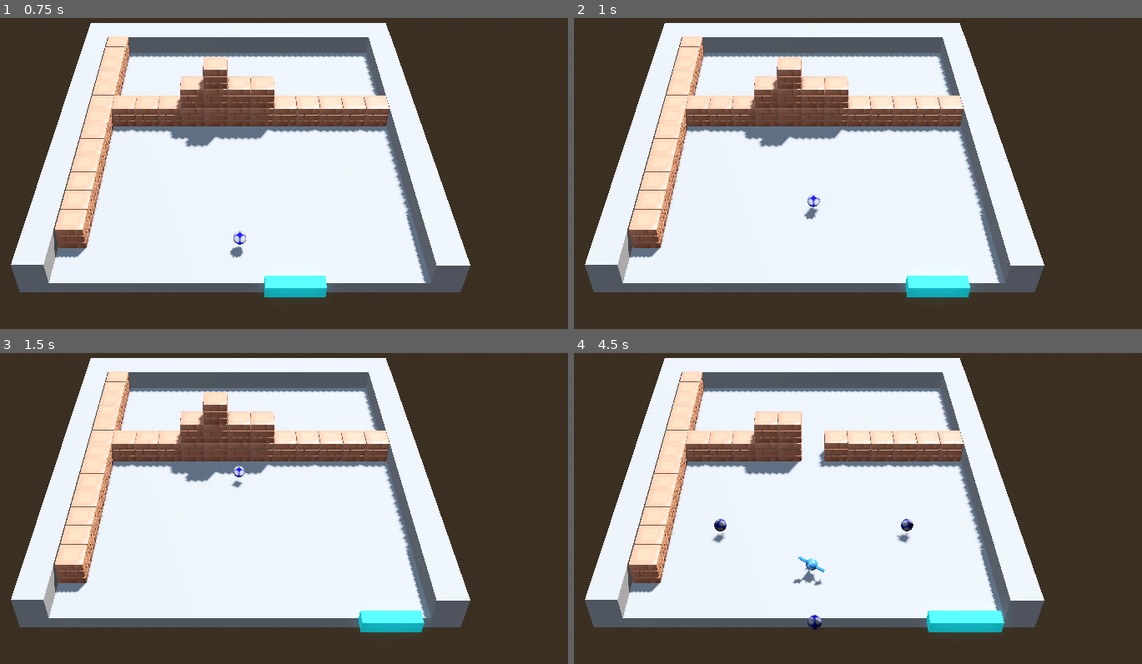
Above: before the commit, frames 1-4 (two rows, left to right).
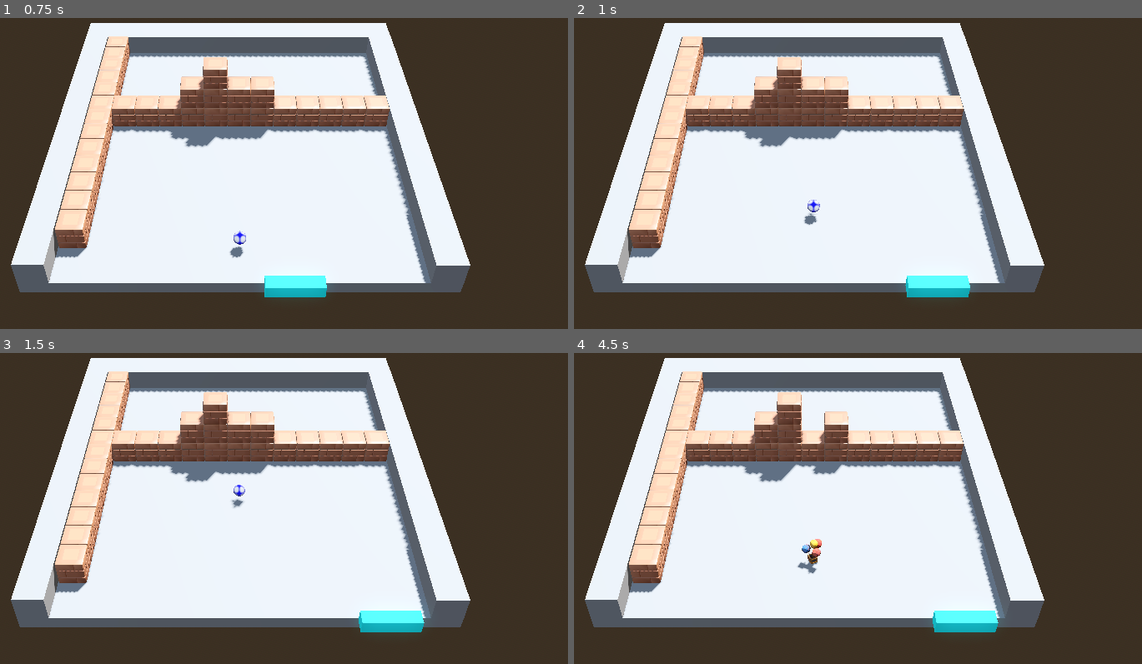
Above: after the commit, the same moments.

Repository: marrqqss/VJ-3D-Game
Game: Godot game, scene res://scenes/test_map.tscn
The game is run twice, just before and just after one commit, with the same random seed, the same clock (stepped at 60 frames per second) and the same inputs.
Inputs:
- Up to frame 1 (0.75 s): tap Enter (ui_accept) at 0.5 s; hold Right (ui_right) from 0.53 s (still down); hold P (test_power_ball, bound only before the commit) from 0.53 s (still down)
- Up to frame 2 (1 s): keep holding Right (ui_right); keep holding P (test_power_ball, bound only before the commit); tap Enter (ui_accept) at 0.77 s; tap F7 (test_slow_ball, bound only after the commit) at 0.8 s
- Up to frame 3 (1.5 s): release Right (ui_right) at 1.28 s; release P (test_power_ball, bound only before the commit) at 1.28 s; hold Left (ui_left) from 1.28 s (still down); tap F7 (test_slow_ball, bound only after the commit) at 1.35 s
- Up to frame 4 (4.5 s): tap Enter (ui_accept) at 1.52, 3.02, 3.77 s; tap F6 (test_speed_ball, bound only after the commit) at 1.55, 3.8 s; release Left (ui_left) at 2.03 s; hold F6 (test_speed_ball, bound only after the commit) 2.03-2.78 s; hold Right (ui_right) 2.03-3.53 s; tap P (test_power_ball, bound only before the commit) at 2.3 s; tap E (test_expand_paddle, bound only before the commit) at 2.85 s; tap F7 (test_slow_ball, bound only after the commit) at 3.05 s; hold X (test_extra_balls, bound only before the commit) 3.53-4.28 s; hold Left (ui_left) from 3.53 s (still down); tap F3 (test_power_ball, bound only after the commit) at 4.15 s; tap M (test_magnet, bound only before the commit) at 4.35 s

Frame 1 is identical in both runs. In frame 2, 0.2% of the frame differs, in the area x 40-44%, y 56-67%; in frame 3, 0.2%; in frame 4, 2.5%, in the area x 24-76%, y 12-90%.

Commit message:
added power_ups complete_level, explosive_ball, normal_ball, speed_ball, slow_ball + modify power_ball

Diff:
--- a/project.godot
+++ b/project.godot
@@ -29,27 +29,47 @@
 
 test_expand_paddle={
 "deadzone": 0.5,
-"events": [Object(InputEventKey,"resource_local_to_scene":fa …(139 unchanged characters)… d":false,"keycode":0,"physical_keycode":69,"key_label":0,"unicode":0,"location":0,"echo":false,"script":null)
+"events": [Object(InputEventKey,"resource_local_to_scene":fa …(139 unchanged characters)… d":false,"keycode":0,"physical_keycode":4194332,"key_label":0,"unicode":0,"location":0,"echo":false,"script":null)
 ]
 }
 test_power_ball={
 "deadzone": 0.5,
-"events": [Object(InputEventKey,"resource_local_to_scene":fa …(139 unchanged characters)… d":false,"keycode":0,"physical_keycode":80,"key_label":0,"unicode":0,"location":0,"echo":false,"script":null)
+"events": [Object(InputEventKey,"resource_local_to_scene":fa …(139 unchanged characters)… d":false,"keycode":0,"physical_keycode":4194334,"key_label":0,"unicode":0,"location":0,"echo":false,"script":null)
 ]
 }
 test_reduce_paddle={
 "deadzone": 0.5,
-"events": [Object(InputEventKey,"resource_local_to_scene":fa …(139 unchanged characters)… d":false,"keycode":0,"physical_keycode":82,"key_label":0,"unicode":0,"location":0,"echo":false,"script":null)
+"events": [Object(InputEventKey,"resource_local_to_scene":fa …(139 unchanged characters)… d":false,"keycode":0,"physical_keycode":4194333,"key_label":0,"unicode":0,"location":0,"echo":false,"script":null)
 ]
 }
 test_magnet={
 "deadzone": 0.5,
-"events": [Object(InputEventKey,"resource_local_to_scene":false,"resource_name":"","device":-1,"window_id":0,"alt_pressed":false,"shift_pressed":false,"ctrl_pressed":false,"meta_pressed":false,"pressed":false,"keycode":0,"physical_keycode":77,"key_label":0,"unicode":109,"location":0,"echo":false,"script":null)
+"events": [Object(InputEventKey,"resource_local_to_scene":false,"resource_name":"","device":0,"window_id":0,"alt_pressed":false,"shift_pressed":false,"ctrl_pressed":false,"meta_pressed":false,"pressed":false,"keycode":0,"physical_keycode":4194335,"key_label":0,"unicode":0,"location":0,"echo":false,"script":null)
 ]
 }
 test_extra_balls={
 "deadzone": 0.5,
-"events": [Object(InputEventKey,"resource_local_to_scene":false,"resource_name":"","device":-1,"window_id":0,"alt_pressed":false,"shift_pressed":false,"ctrl_pressed":false,"meta_pressed":false,"pressed":false,"keycode":0,"physical_keycode":88,"key_label":0,"unicode":88,"location":0,"echo":false,"script":null)
+"events": [Object(InputEventKey,"resource_local_to_scene":false,"resource_name":"","device":0,"window_id":0,"alt_pressed":false,"shift_pressed":false,"ctrl_pressed":false,"meta_pressed":false,"pressed":false,"keycode":0,"physical_keycode":4194336,"key_label":0,"unicode":0,"location":0,"echo":false,"script":null)
+]
+}
+test_speed_ball={
+"deadzone": 0.5,
+"events": [Object(InputEventKey,"resource_local_to_scene":false,"resource_name":"","device":0,"window_id":0,"alt_pressed":false,"shift_pressed":false,"ctrl_pressed":false,"meta_pressed":false,"pressed":false,"keycode":0,"physical_keycode":4194337,"key_label":0,"unicode":0,"location":0,"echo":false,"script":null)
+]
+}
+test_slow_ball={
+"deadzone": 0.5,
+"events": [Object(InputEventKey,"resource_local_to_scene":false,"resource_name":"","device":0,"window_id":0,"alt_pressed":false,"shift_pressed":false,"ctrl_pressed":false,"meta_pressed":false,"pressed":false,"keycode":0,"physical_keycode":4194338,"key_label":0,"unicode":0,"location":0,"echo":false,"script":null)
+]
+}
+test_normal_ball={
+"deadzone": 0.5,
+"events": [Object(InputEventKey,"resource_local_to_scene":false,"resource_name":"","device":0,"window_id":0,"alt_pressed":false,"shift_pressed":false,"ctrl_pressed":false,"meta_pressed":false,"pressed":false,"keycode":0,"physical_keycode":4194341,"key_label":0,"unicode":0,"location":0,"echo":false,"script":null)
+]
+}
+test_explosive_ball={
+"deadzone": 0.5,
+"events": [Object(InputEventKey,"resource_local_to_scene":false,"resource_name":"","device":0,"window_id":0,"alt_pressed":false,"shift_pressed":false,"ctrl_pressed":false,"meta_pressed":false,"pressed":false,"keycode":0,"physical_keycode":4194340,"key_label":0,"unicode":0,"location":0,"echo":false,"script":null)
 ]
 }
 
--- /dev/null
+++ b/scenes/complete_level.tscn
@@ -0,0 +1,19 @@
+[gd_scene load_steps=4 format=3 uid="uid://ce0ogf18lhg2"]
+
+[ext_resource type="Script" uid="uid://o8vgsjlgsiow" path="res://scripts/power_up.gd" id="1_qinnb"]
+[ext_resource type="PackedScene" uid="uid://dj1yl4et3ijtd" path="res://assets/powerups/complete_level.glb" id="2_qinnb"]
+
+[sub_resource type="BoxShape3D" id="BoxShape3D_uk6or"]
+size = Vector3(0.73701, 2.12484, 1.99951)
+
+[node name="powerUp" type="Area3D"]
+collision_layer = 8
+collision_mask = 22
+script = ExtResource("1_qinnb")
+powerup_type = "complete_level"
+
+[node name="complete_level" parent="." instance=ExtResource("2_qinnb")]
+
+[node name="CollisionShape3D" type="CollisionShape3D" parent="."]
+transform = Transform3D(0.0113793, 0, -0.999935, 0, 1, 0, 0.999935, 0, 0.0113793, 0.00397102, 0.00504395, 0.0259246)
+shape = SubResource("BoxShape3D_uk6or")
--- /dev/null
+++ b/scenes/explosive_ball.tscn
@@ -0,0 +1,19 @@
+[gd_scene load_steps=4 format=3 uid="uid://ca2s3l00xdl7s"]
+
+[ext_resource type="Script" uid="uid://o8vgsjlgsiow" path="res://scripts/power_up.gd" id="1_2lxnu"]
+[ext_resource type="PackedScene" uid="uid://bv452u7o1vpo3" path="res://assets/powerups/explosive_ball.glb" id="2_2lxnu"]
+
+[sub_resource type="BoxShape3D" id="BoxShape3D_uk6or"]
+size = Vector3(0.99544, 0.513045, 1.03452)
+
+[node name="powerUp" type="Area3D"]
+collision_layer = 8
+collision_mask = 22
+script = ExtResource("1_2lxnu")
+powerup_type = "explosive_ball"
+
+[node name="CollisionShape3D" type="CollisionShape3D" parent="."]
+transform = Transform3D(0.0227586, 0, -1.99987, 0, 2, 0, 1.99987, 0, 0.0227586, -0.00827246, 0.0172492, 0.0141934)
+shape = SubResource("BoxShape3D_uk6or")
+
+[node name="explosive_ball" parent="." instance=ExtResource("2_2lxnu")]
--- a/scenes/magnet.tscn
+++ b/scenes/magnet.tscn
@@ -13,9 +13,9 @@
 powerup_type = "magnet"
 
 [node name="CollisionShape3D" type="CollisionShape3D" parent="."]
-transform = Transform3D(0.0113793, 0, -0.999935, 0, 1, 0, 0.999935, 0, 0.0113793, -0.00947606, 0.0178756, 0.0142071)
+transform = Transform3D(0.017069, 0, -1.4999, 0, 1.5, 0, 1.4999, 0, 0.017069, -0.00947606, 0.0178756, 0.0142071)
 shape = SubResource("BoxShape3D_uk6or")
 
 [node name="magnet" parent="." instance=ExtResource("2_oylys")]
-transform = Transform3D(0.5, 0, 0, 0, -2.18557e-08, 0.5, 0, -0.5, -2.18557e-08, 0, 0, 0)
+transform = Transform3D(0.75, 0, 0, 0, -3.27835e-08, 0.75, 0, -0.75, -3.27835e-08, 0, 0, 0)
 rotation_order = 1
--- /dev/null
+++ b/scenes/normal_ball.tscn
@@ -0,0 +1,19 @@
+[gd_scene load_steps=4 format=3 uid="uid://cukoorwbso6ah"]
+
+[ext_resource type="Script" uid="uid://o8vgsjlgsiow" path="res://scripts/power_up.gd" id="1_tpd03"]
+[ext_resource type="PackedScene" uid="uid://cfgn18nmjoy3r" path="res://assets/powerups/normal_ball.glb" id="2_tpd03"]
+
+[sub_resource type="BoxShape3D" id="BoxShape3D_uk6or"]
+size = Vector3(0.828206, 0.303167, 1.02339)
+
+[node name="powerUp" type="Area3D"]
+collision_layer = 8
+collision_mask = 22
+script = ExtResource("1_tpd03")
+powerup_type = "normal_ball"
+
+[node name="CollisionShape3D" type="CollisionShape3D" parent="."]
+transform = Transform3D(0.0227586, 0, -1.99987, 0, 2, 0, 1.99987, 0, 0.0227586, 0.010532, 0.0139465, -0.0140981)
+shape = SubResource("BoxShape3D_uk6or")
+
+[node name="normal_ball" parent="." instance=ExtResource("2_tpd03")]
--- a/scenes/power_ball.tscn
+++ b/scenes/power_ball.tscn
@@ -4,8 +4,8 @@
 [ext_resource type="PackedScene" uid="uid://t6wvfb51cemw" path="res://assets/powerups/mace.fbx" id="2_jtc8o"]
 
 [sub_resource type="CylinderShape3D" id="CylinderShape3D_qwg32"]
-height = 2.22446
-radius = 0.426758
+height = 1.82684
+radius = 0.399414
 
 [node name="powerUp" type="Area3D"]
 transform = Transform3D(1, 0, 0, 0, 0.819152, -0.573576, 0, 0.573576, 0.819152, 0, 0, 0)
@@ -15,8 +15,8 @@
 powerup_type = "power_ball"
 
 [node name="CollisionShape3D" type="CollisionShape3D" parent="."]
-transform = Transform3D(1.2, 0, 0, 0, 1.2, 0, 0, 0, 1.2, 0, 1.17518, 0)
+transform = Transform3D(1.2, 0, 0, 0, 1.2, 1.78814e-07, 0, -1.78814e-07, 1.2, 0, 1.01578, -1.49012e-07)
 shape = SubResource("CylinderShape3D_qwg32")
 
 [node name="mace" parent="." instance=ExtResource("2_jtc8o")]
-transform = Transform3D(3, 0, 0, 0, 3, 0, 0, 0, 3, 0, 0, 0)
+transform = Transform3D(3, 0, 0, 0, 2.5, 0, 0, 0, 3, 0, 0, 0)
--- /dev/null
+++ b/scenes/slow_ball.tscn
@@ -0,0 +1,19 @@
+[gd_scene load_steps=4 format=3 uid="uid://csm0xg3nks203"]
+
+[ext_resource type="Script" uid="uid://o8vgsjlgsiow" path="res://scripts/power_up.gd" id="1_ejry5"]
+[ext_resource type="PackedScene" uid="uid://chrwu8stafesh" path="res://assets/powerups/tortoise.glb" id="2_ejry5"]
+
+[sub_resource type="BoxShape3D" id="BoxShape3D_uk6or"]
+size = Vector3(0.99544, 0.35101, 0.883621)
+
+[node name="powerUp" type="Area3D"]
+collision_layer = 8
+collision_mask = 22
+script = ExtResource("1_ejry5")
+powerup_type = "slow_ball"
+
+[node name="CollisionShape3D" type="CollisionShape3D" parent="."]
+transform = Transform3D(0.0227586, 0, -1.99987, 0, 2, 0, 1.99987, 0, 0.0227586, -0.00947606, 0.0178756, 0.0142071)
+shape = SubResource("BoxShape3D_uk6or")
+
+[node name="tortoise" parent="." instance=ExtResource("2_ejry5")]
--- /dev/null
+++ b/scenes/speed_ball.tscn
@@ -0,0 +1,19 @@
+[gd_scene load_steps=4 format=3 uid="uid://baj6wcn8dbpcr"]
+
+[ext_resource type="Script" uid="uid://o8vgsjlgsiow" path="res://scripts/power_up.gd" id="1_3i8dt"]
+[ext_resource type="PackedScene" uid="uid://bovfhfkabs5d4" path="res://assets/powerups/speed_up.glb" id="2_3i8dt"]
+
+[sub_resource type="BoxShape3D" id="BoxShape3D_uk6or"]
+size = Vector3(0.828206, 1.01711, 0.883621)
+
+[node name="powerUp" type="Area3D"]
+collision_layer = 8
+collision_mask = 22
+script = ExtResource("1_3i8dt")
+powerup_type = "speed_ball"
+
+[node name="CollisionShape3D" type="CollisionShape3D" parent="."]
+transform = Transform3D(0.0227586, 0, -1.99987, 0, 2, 0, 1.99987, 0, 0.0227586, -0.00979554, 0.0121815, -0.0138668)
+shape = SubResource("BoxShape3D_uk6or")
+
+[node name="speed_up" parent="." instance=ExtResource("2_3i8dt")]
--- a/scripts/ball.gd
+++ b/scripts/ball.gd
@@ -73,6 +73,19 @@
 		if col:
 			var collider = col.get_collider()
 
+			# --- EXPLOSIVE BALL LOGIC ---
+			if explosive_mode and collider.is_in_group("blocks"):
+				# Eliminar todos los bloques cercanos
+				var explosion_radius = 2.5
+				var blocks = get_tree().get_nodes_in_group("blocks")
+				for block in blocks:
+					if block.global_transform.origin.distance_to(col.get_position()) <= explosion_radius:
+						block.queue_free()
+				# Rebote normal después de explosión
+				direction = direction.bounce(col.get_normal()) * BOUNCE
+				direction = direction.normalized()
+				return
+
 			if power_ball_mode and collider.is_in_group("blocks"):
 				# Power Ball: no rebotar
 				pass
@@ -80,7 +93,6 @@
 			elif collider.is_in_group("Player"):
 				if collider.magnet_active:
 					last_direction = direction
-
 					var local_hit = collider.to_local(col.get_position())
 					collision_offset = Vector3(local_hit.x, 0, -1)
 					var previous_global = global_transform
@@ -104,6 +116,11 @@
 				direction = direction.bounce(col.get_normal()) * BOUNCE
 				direction = direction.normalized()
 
+
+var explosive_mode: bool = false
+
+func set_explosive_ball() -> void:
+	explosive_mode = true
 
 func launch_from_paddle():
 	var parent = get_parent()
--- a/scripts/block.gd
+++ b/scripts/block.gd
@@ -3,10 +3,16 @@
 @onready var detector := $HitDetector
 @export var powerup_chance: float = 0.3 # 30% de probabilidad de spawneo
 
+var _initial_block_count := -1
+var _complete_level_spawned := false
+
 func _ready() -> void:
 	add_to_group("blocks")
 	gravity_scale = 1
 	detector.body_entered.connect(Callable(self, "_on_body_entered"))
+	if _initial_block_count == -1:
+		_initial_block_count = get_tree().get_nodes_in_group("blocks").size()
+
 
 func _on_body_entered(body: Node) -> void:
 	if not body.is_in_group("ball"):
@@ -15,27 +21,49 @@
 	print("ball")
 	var my_pos: Vector3 = global_transform.origin
 
-	# Añade probabilidad de generar  power-up
-	if randf() < powerup_chance:
+	var blocks = get_tree().get_nodes_in_group("blocks")
+	var destroyed_percent = 1.0 - float(blocks.size()) / float(_initial_block_count)
+
+	# Si toca el especial, ignora la probabilidad
+	if destroyed_percent >= 0.95 and not _complete_level_spawned:
+		spawn_powerup(my_pos)
+	elif randf() < powerup_chance:
 		spawn_powerup(my_pos)
 
 	queue_free()
 
 func spawn_powerup(pos: Vector3) -> void:
+	var powerup_scene
+	var powerup
+	# Buscar el nodo Player en la escena
+	var player = get_tree().get_nodes_in_group("Player")[0]
+	var blocks = get_tree().get_nodes_in_group("blocks")
+	# Calcular porcentaje de bloques destruidos
+	if _initial_block_count == -1:
+		_initial_block_count = blocks.size()
+	var destroyed_percent = 1.0 - float(blocks.size()) / float(_initial_block_count)
+	# Si se ha destruido el 95% y aún no se ha spawneado el powerup especial
+	if destroyed_percent >= 0.95 and not _complete_level_spawned:
+		_complete_level_spawned = true
+		powerup_scene = load("res://scenes/complete_level.tscn")
+		powerup = powerup_scene.instantiate()
+		powerup.transform.origin = pos
+		get_tree().current_scene.add_child(powerup)
+		return
+	# Si no, seguir con el sistema normal de powerups
 	var powerup_types = [
 		"res://scenes/expand_paddle.tscn",
 		"res://scenes/power_ball.tscn",
 		"res://scenes/reduce_paddle.tscn",
 		"res://scenes/magnet.tscn",
-		"res://scenes/extra_balls.tscn"
+		"res://scenes/extra_balls.tscn",
+		"res://scenes/slow_ball.tscn",
+		"res://scenes/speed_ball.tscn",
+		"res://scenes/explosive_ball.tscn"
 	]
-
-	# Seleccionar un tipo aleatorio
-	var powerup_scene = load(powerup_types[randi() % powerup_types.size()])
-	var powerup = powerup_scene.instantiate()
-
-	# Posiciona el powerup en la ubicación del bloque
+	if player._power_ball_active:
+		powerup_types.append("res://scenes/normal_ball.tscn")
+	powerup_scene = load(powerup_types[randi() % powerup_types.size()])
+	powerup = powerup_scene.instantiate()
 	powerup.transform.origin = pos
-
-	# Añade el powerup a la escena actual
 	get_tree().current_scene.add_child(powerup)
--- a/scripts/player.gd
+++ b/scripts/player.gd
@@ -8,14 +8,11 @@
 
 # Reference to the Timer node
 var _power_ball_active: bool = false
-@onready var _power_ball_timer = $power_ball_timer
 var magnet_active: bool = false
 
 func _ready() -> void:
 	# Cache the starting scale
 	_orig_scale = scale
-	# Connect the timer’s timeout
-	_power_ball_timer.connect("timeout", Callable(self, "_on_power_ball_timeout"))
 
 func _input(event):
 	if event.is_action_pressed("test_expand_paddle"):
@@ -30,6 +27,14 @@
 		var balls = get_tree().get_nodes_in_group("ball")
 		for ball in balls:
 			ball.spawn_extra_balls()
+	if event.is_action_pressed("test_speed_ball"):
+		speed_ball()
+	if event.is_action_pressed("test_slow_ball"):
+		slow_ball()
+	if event.is_action_pressed("test_normal_ball"):
+		normal_ball()
+	if event.is_action_pressed("test_explosive_ball"):
+		explosive_ball()
 
 
 func _physics_process(delta: float) -> void:
@@ -44,9 +49,13 @@
 		for ball in balls:
 			if ball.is_attached_to_paddle:
 				ball.launch_from_paddle()
-	#print consola
-	if not _power_ball_timer.is_stopped():
-		print(_power_ball_timer.time_left)
+
+# TEST: Explosive Ball
+func explosive_ball() -> void:
+	var balls = get_tree().get_nodes_in_group("ball")
+	for ball in balls:
+		if ball.has_method("set_explosive_ball"):
+			ball.set_explosive_ball()
 
 # Called by the Powerup when “expand_paddle” is picked up
 func expand_paddle() -> void:
@@ -60,28 +69,33 @@
 
 
 func power_ball() -> void:
-	# Activar el powerup
+	# Activar el powerup permanentemente
 	_power_ball_active = true
-
 	# Indicarle a la bola que está en modo power_ball
 	var balls = get_tree().get_nodes_in_group("ball")
 	for ball in balls:
 		if ball.has_method("set_power_ball"):
 			ball.set_power_ball(true)
 
-	# Iniciar el temporizador
-	if _power_ball_timer.is_stopped() == false:
-		_power_ball_timer.stop()
-	_power_ball_timer.start(10.0)  # 10 segundos de duración
-
-func _on_power_ball_timeout() -> void:
+# NORMAL BALL POWER-UP
+func normal_ball() -> void:
 	_power_ball_active = false
-
 	# Desactivar el modo power_ball en todas las bolas
 	var balls = get_tree().get_nodes_in_group("ball")
 	for ball in balls:
 		if ball.has_method("set_power_ball"):
 			ball.set_power_ball(false)
 
+
 func activate_magnet() -> void:
 	magnet_active = true
+
+func speed_ball() -> void:
+	var balls = get_tree().get_nodes_in_group("ball")
+	for ball in balls:
+		ball.SPEED *= 1.2 # Aumenta velocidad 20%
+
+func slow_ball() -> void:
+	var balls = get_tree().get_nodes_in_group("ball")
+	for ball in balls:
+		ball.SPEED *= 0.8 # Reduce velocidad 20%
--- a/scripts/power_up.gd
+++ b/scripts/power_up.gd
@@ -67,3 +67,19 @@
 			var balls = get_tree().get_nodes_in_group("ball")
 			for ball in balls:
 				ball.spawn_extra_balls()
+		"slow_ball":
+			var balls = get_tree().get_nodes_in_group("ball")
+			for ball in balls:
+				ball.SPEED *= 0.8  # Reduce speed by 20%
+		"speed_ball":
+			var balls = get_tree().get_nodes_in_group("ball")
+			for ball in balls:
+				ball.SPEED *= 1.2  # Increase speed by 20%
+		"normal_ball":
+			if player._power_ball_active:
+				player.normal_ball()
+		"explosive_ball":
+			var balls = get_tree().get_nodes_in_group("ball")
+			for ball in balls:
+				if ball.has_method("set_explosive_ball"):
+					ball.set_explosive_ball()
Binary file added: assets/powerups/complete_level.glb
Not shown, added: assets/powerups/complete_level.glb.import
Binary file added: assets/powerups/complete_level_0.jpg
Not shown, added: assets/powerups/complete_level_0.jpg.import
Binary file added: assets/powerups/explosive_ball.glb
Not shown, added: assets/powerups/explosive_ball.glb.import
Binary file added: assets/powerups/explosive_ball_0.jpg
Not shown, added: assets/powerups/explosive_ball_0.jpg.import
Binary file added: assets/powerups/normal_ball.glb
Not shown, added: assets/powerups/normal_ball.glb.import
Binary file added: assets/powerups/normal_ball_0.jpg
Not shown, added: assets/powerups/normal_ball_0.jpg.import
(and 8 more such lines)
